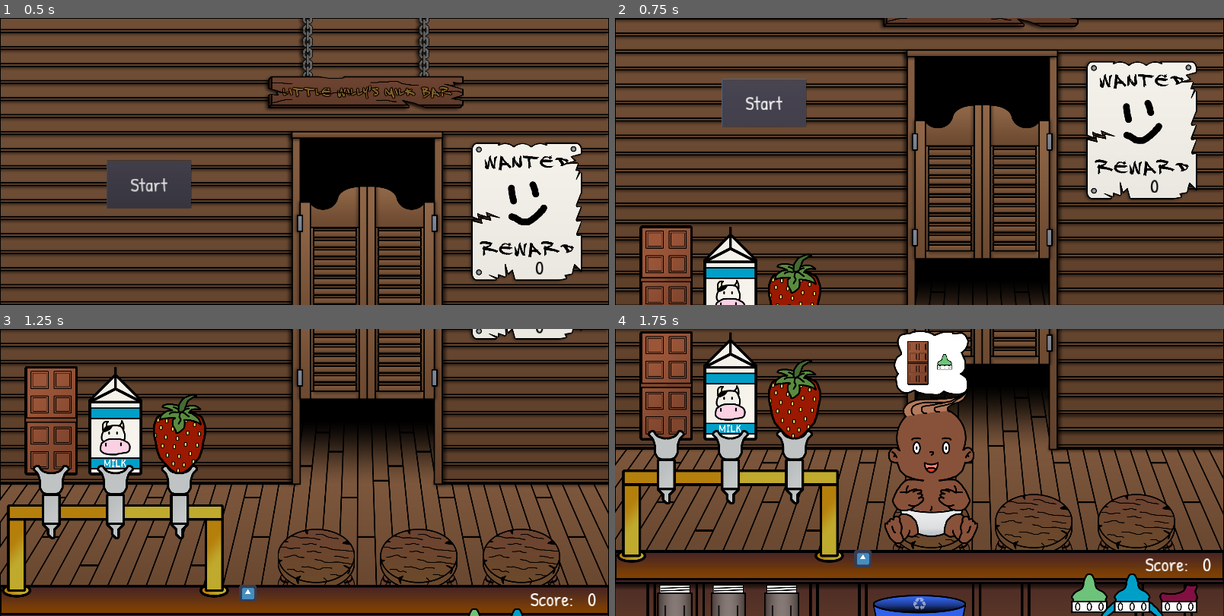
Above: before the commit, frames 1-4 (two rows, left to right).
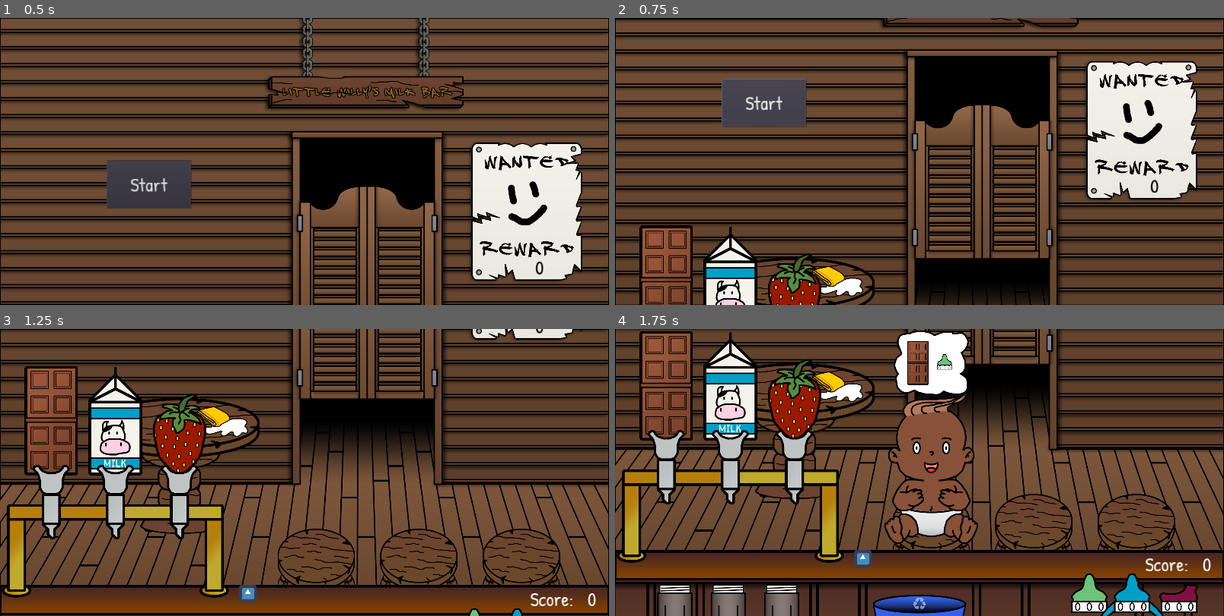
Above: after the commit, the same moments.

Repository: Gravedigger7789/little-willys-milk-bar
Game: Godot game, scene res://World.tscn
Same seed, same stepped clock (60 frames per second), same inputs: the game is played once before the commit and once after it. The engine's default icon, where the game draws it, is replaced by a stand-in: a white triangle on a blue panel in a dark square.
Inputs (mouse positions are in pixels of both pictures, inside the frame that each line leads up to):
- Up to frame 1 (0.5 s): no input
- Up to frame 2 (0.75 s): click "Start" at 0.5 s
- Up to frame 3 (1.25 s): no input
- Up to frame 4 (1.75 s): drag from (663, 432) to (663, 561) at 1.27 s

Frame 1 is identical in both runs. In frame 2, 1.1% of the frame differs, in the area x 23-43%, y 83-100%; in frame 3, 1.6%; in frame 4, 1.6%, in the area x 23-43%, y 11-60%.

Commit message:
Added background table

Diff:
--- a/World.tscn
+++ b/World.tscn
@@ -16,6 +16,9 @@
 [ext_resource path="res://assets/background/sign.png" type="Texture" id=14]
 [ext_resource path="res://assets/background/wanted.png" type="Texture" id=15]
 [ext_resource path="res://src/GUI/Font.tres" type="DynamicFont" id=16]
+[ext_resource path="res://assets/background/table.png" type="Texture" id=17]
+[ext_resource path="res://assets/mess/spill-white.png" type="Texture" id=18]
+[ext_resource path="res://assets/mess/rag.png" type="Texture" id=19]
 
 [node name="World" type="Node"]
 script = ExtResource( 3 )
@@ -81,6 +84,18 @@
 position = Vector2( 1184, 736 )
 
 [node name="Babies" type="Node2D" parent="Bar"]
+
+[node name="Table" type="Sprite" parent="Bar"]
+position = Vector2( 672, 384 )
+texture = ExtResource( 17 )
+
+[node name="Spill" type="Sprite" parent="Bar/Table"]
+position = Vector2( 174.5, -152.5 )
+texture = ExtResource( 18 )
+
+[node name="Rag" type="Sprite" parent="Bar/Table"]
+position = Vector2( 126.5, -184.5 )
+texture = ExtResource( 19 )
 
 [node name="Back" type="Sprite" parent="Bar"]
 position = Vector2( 1140, 1088 )
Not shown: 1 places in World.tscn that only renumber resources
